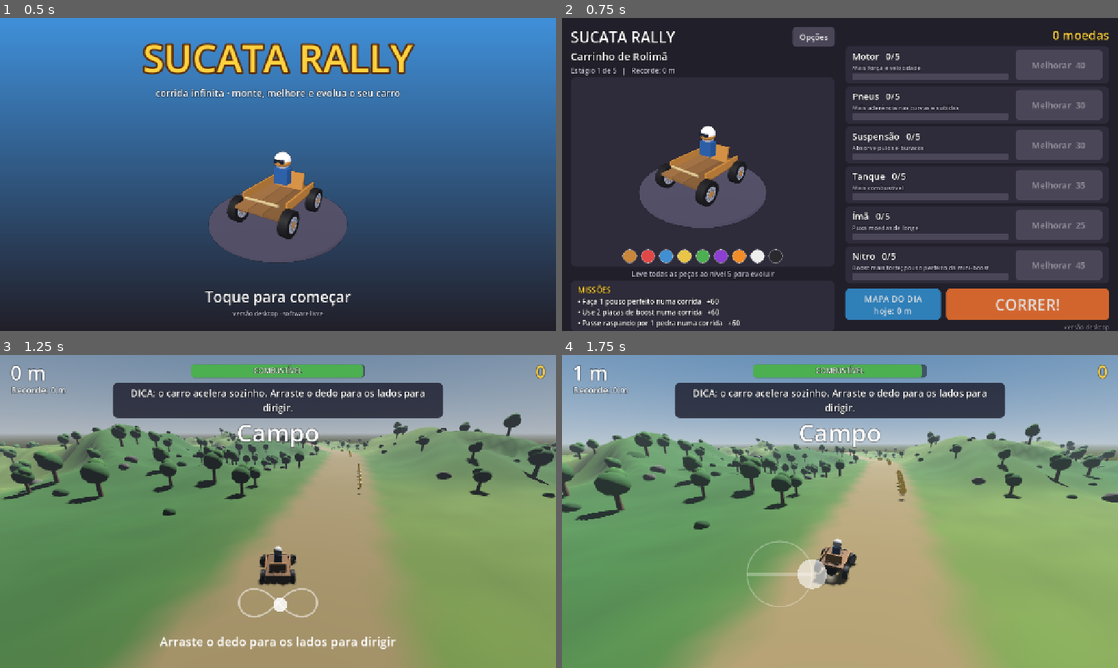
Above: before the commit, frames 1-4 (two rows, left to right).
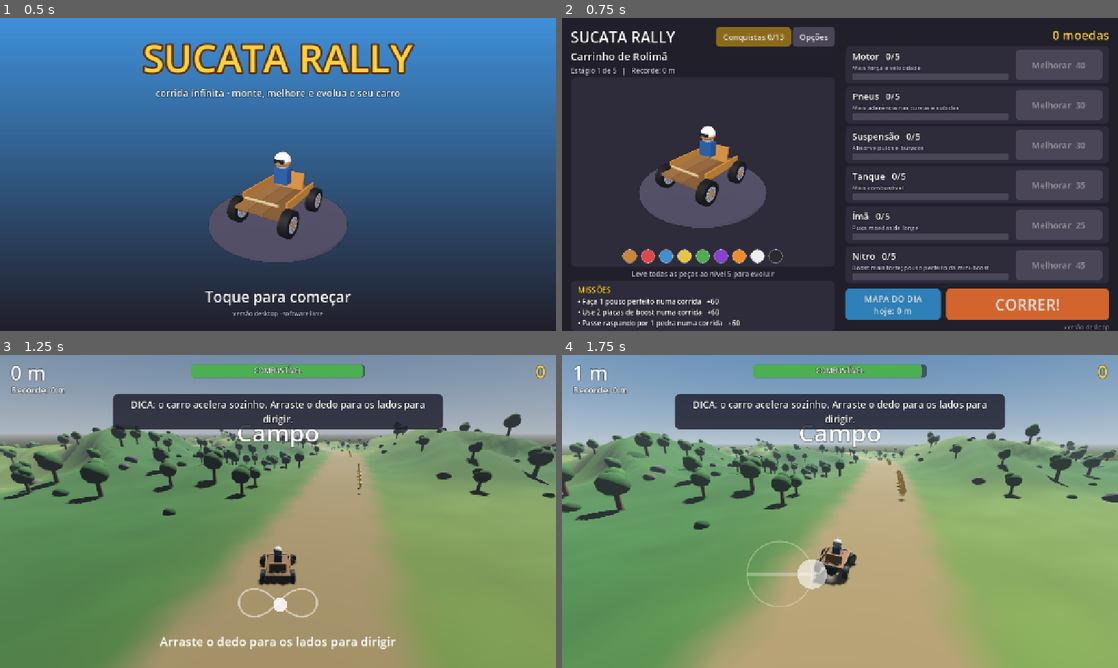
Above: after the commit, the same moments.

Repository: genriquesento-ops/sucata-rally
Game: Godot game, scene res://scenes/main.tscn
Same seed, same stepped clock (60 frames per second), same inputs: the game is played once before the commit and once after it.
Inputs (mouse positions are in pixels of both pictures, inside the frame that each line leads up to):
- Up to frame 1 (0.5 s): no input
- Up to frame 2 (0.75 s): tap Enter (ui_accept) at 0.5 s; move the mouse to (962, 158) at 0.52 s; hold Right (steer_right) from 0.53 s (still down); click (962, 158) at 0.67 s
- Up to frame 3 (1.25 s): keep holding Right (steer_right); tap Enter (ui_accept) at 0.77 s
- Up to frame 4 (1.75 s): release Right (steer_right) at 1.25 s; drag from (728, 527) to (812, 574) at 1.27 s

Frame 1 is identical in both runs. In frame 2, 0.8% of the frame differs, in the area x 27-42%, y 2-10%; in frame 3, 5.2%; in frame 4, 5.3%, in the area x 20-80%, y 8-24%.

Commit message:
Combustível menos apertado e tela de conquistas
- galões mais próximos (130, 312, 552, 869, 1287 m...) e aviso piscando de
  tanque baixo com a distância até o próximo galão, com bipe
- conquistas: 13 metas sobre os totais de todas as corridas, pagas no fim
  da corrida em que são alcançadas
- tela de conquistas na garagem, com estatísticas, armadilhas por tipo e
  chegadas a cada região
- dica da corrida desce um pouco para não cobrir o aviso de tanque

Diff:
--- /dev/null
+++ b/scripts/achievements.gd
@@ -0,0 +1,58 @@
+class_name Achievements
+extends RefCounted
+## Conquistas permanentes: metas sobre os números somados de todas as corridas (Save.totals).
+## Cada uma paga moedas uma vez só, no fim da corrida em que foi alcançada.
+##
+## Save.totals guarda somas ("distance", "jumps", "t_serra"...) e alguns máximos ("best",
+## "region"). "t_<tipo>" conta armadilhas por tipo; "r_<n>" conta corridas que chegaram à região n.
+
+const LIST := [
+	{"id": "km1", "title": "Primeiros passos", "desc": "Rode 1 km no total", "stat": "distance", "goal": 1000, "reward": 50},
+	{"id": "km10", "title": "Estradeiro", "desc": "Rode 10 km no total", "stat": "distance", "goal": 10000, "reward": 200},
+	{"id": "km50", "title": "Maratonista", "desc": "Rode 50 km no total", "stat": "distance", "goal": 50000, "reward": 800},
+	{"id": "far", "title": "Longe de casa", "desc": "Chegue a 2000 m numa corrida", "stat": "best", "goal": 2000, "reward": 300},
+	{"id": "moon", "title": "Turista espacial", "desc": "Chegue à Lua", "stat": "region", "goal": 4, "reward": 500},
+	{"id": "runs", "title": "Viciado em sucata", "desc": "Faça 50 corridas", "stat": "runs", "goal": 50, "reward": 250},
+	{"id": "jumps", "title": "Voador", "desc": "Dê 100 saltos", "stat": "jumps", "goal": 100, "reward": 200},
+	{"id": "perfect", "title": "Equilibrista", "desc": "Faça 25 pousos perfeitos", "stat": "perfect", "goal": 25, "reward": 200},
+	{"id": "near", "title": "Por um fio", "desc": "Passe raspando por 30 pedras", "stat": "near", "goal": 30, "reward": 150},
+	{"id": "boosts", "title": "Nitro!", "desc": "Use 50 placas de boost", "stat": "boosts", "goal": 50, "reward": 150},
+	{"id": "dodges", "title": "Liso como sabão", "desc": "Desvie de 50 armadilhas", "stat": "dodges", "goal": 50, "reward": 300},
+	{"id": "hammers", "title": "Martelo? Que martelo?", "desc": "Passe por 20 martelos sem levar martelada", "stat": "hammers", "goal": 20, "reward": 300},
+	{"id": "earned", "title": "Ferro-velho rico", "desc": "Ganhe 5000 moedas no total", "stat": "earned", "goal": 5000, "reward": 400},
+]
+
+## Números que guardam o maior valor (e não a soma).
+const MAX_STATS := ["best", "region"]
+
+
+static func value(a: Dictionary) -> int:
+	return int(Save.totals.get(a.stat, 0))
+
+
+static func done(a: Dictionary) -> bool:
+	return Save.achievements_done.has(a.id)
+
+
+static func count_done() -> int:
+	return Save.achievements_done.size()
+
+
+## Soma os números de uma corrida em Save.totals e paga as conquistas novas.
+## Devolve [{text, reward}] das que foram concluídas agora.
+static func record_run(stats: Dictionary) -> Array:
+	for key: String in stats:
+		var v: Variant = stats[key]
+		if not (v is int or v is float):
+			continue
+		if MAX_STATS.has(key):
+			Save.totals[key] = maxi(int(Save.totals.get(key, 0)), int(v))
+		else:
+			Save.totals[key] = int(Save.totals.get(key, 0)) + int(v)
+	var out := []
+	for a: Dictionary in LIST:
+		if not done(a) and value(a) >= int(a.goal):
+			Save.achievements_done.append(a.id)
+			Save.coins += int(a.reward)
+			out.append({"text": a.title, "reward": int(a.reward)})
+	return out
--- /dev/null
+++ b/scripts/achievements_panel.gd
@@ -0,0 +1,155 @@
+class_name AchievementsPanel
+extends Control
+## Tela de conquistas (abre por cima da garagem): a lista de conquistas com progresso e,
+## ao lado, as estatísticas de todas as corridas: distância, armadilhas e regiões.
+
+signal closed
+
+## Armadilhas: [chave em Save.totals, texto]
+const TRAPS := [
+	["t_serra", "Serras desviadas"],
+	["t_martelo", "Martelos desviados"],
+	["t_barril", "Barris desviados"],
+	["t_oleo", "Escorregões no óleo"],
+	["t_gelo", "Escorregões no gelo"],
+	["t_lava", "Queimaduras na lava"],
+]
+
+
+func _ready() -> void:
+	set_anchors_and_offsets_preset(Control.PRESET_FULL_RECT)
+	theme = UiKit.theme()
+	var dim := ColorRect.new()
+	dim.color = Color(0, 0, 0, 0.6)
+	add_child(dim)
+	dim.set_anchors_and_offsets_preset(Control.PRESET_FULL_RECT)
+
+	var panel := PanelContainer.new()
+	panel.add_theme_stylebox_override("panel", UiKit.box(Color("2e2b3a"), 16))
+	add_child(panel)
+	panel.set_anchors_and_offsets_preset(Control.PRESET_FULL_RECT)
+	for side in ["left", "right", "top", "bottom"]:
+		panel.set("offset_" + side, 40 if side in ["left", "top"] else -40)
+	var box := VBoxContainer.new()
+	box.add_theme_constant_override("separation", 10)
+	panel.add_child(box)
+
+	var header := HBoxContainer.new()
+	box.add_child(header)
+	var title := UiKit.label("CONQUISTAS  %d/%d" % [Achievements.count_done(), Achievements.LIST.size()], 30, UiKit.GOLD)
+	title.size_flags_horizontal = Control.SIZE_EXPAND_FILL
+	header.add_child(title)
+	var close := UiKit.button("Fechar", 22)
+	close.custom_minimum_size = Vector2(160, 48)
+	close.pressed.connect(func():
+		Sfx.play("click")
+		closed.emit()
+		queue_free())
+	header.add_child(close)
+
+	var cols := HBoxContainer.new()
+	cols.add_theme_constant_override("separation", 20)
+	cols.size_flags_vertical = Control.SIZE_EXPAND_FILL
+	box.add_child(cols)
+	cols.add_child(_achievement_list())
+	cols.add_child(_stats())
+
+
+## Lista rolável de conquistas: nome, descrição, barra de progresso e prêmio (ou "feita").
+func _achievement_list() -> Control:
+	var scroll := ScrollContainer.new()
+	scroll.size_flags_horizontal = Control.SIZE_EXPAND_FILL
+	scroll.size_flags_stretch_ratio = 1.4
+	scroll.horizontal_scroll_mode = ScrollContainer.SCROLL_MODE_DISABLED
+	var list := VBoxContainer.new()
+	list.size_flags_horizontal = Control.SIZE_EXPAND_FILL
+	list.add_theme_constant_override("separation", 8)
+	scroll.add_child(list)
+	for a: Dictionary in Achievements.LIST:
+		var finished := Achievements.done(a)
+		var row := PanelContainer.new()
+		row.add_theme_stylebox_override("panel", UiKit.box(Color("3d3a4c") if finished else Color("262330"), 10))
+		list.add_child(row)
+		var line := HBoxContainer.new()
+		line.add_theme_constant_override("separation", 12)
+		row.add_child(line)
+		var texts := VBoxContainer.new()
+		texts.size_flags_horizontal = Control.SIZE_EXPAND_FILL
+		texts.add_theme_constant_override("separation", 2)
+		line.add_child(texts)
+		texts.add_child(UiKit.label(a.title, 20, UiKit.GOLD if finished else Color.WHITE))
+		var value := mini(Achievements.value(a), int(a.goal))
+		texts.add_child(UiKit.label("%s   (%s / %s)" % [a.desc, _num(value), _num(a.goal)], 15, Color("c8c4d8")))
+		var bar := ProgressBar.new()
+		bar.show_percentage = false
+		bar.custom_minimum_size.y = 8
+		bar.max_value = float(a.goal)
+		bar.value = value
+		bar.add_theme_stylebox_override("background", UiKit.box(Color("4a4658"), 4))
+		bar.add_theme_stylebox_override("fill", UiKit.box(UiKit.GOLD if finished else Color("7cc04b"), 4))
+		texts.add_child(bar)
+		var prize := UiKit.label("FEITA!" if finished else "+%d" % a.reward, 20, Color("7cc04b") if finished else UiKit.GOLD)
+		prize.custom_minimum_size.x = 110
+		prize.horizontal_alignment = HORIZONTAL_ALIGNMENT_RIGHT
+		prize.vertical_alignment = VERTICAL_ALIGNMENT_CENTER
+		line.add_child(prize)
+	return scroll
+
+
+## Coluna de estatísticas: gerais, armadilhas e regiões.
+func _stats() -> Control:
+	var t := Save.totals
+	var scroll := ScrollContainer.new()
+	scroll.size_flags_horizontal = Control.SIZE_EXPAND_FILL
+	scroll.horizontal_scroll_mode = ScrollContainer.SCROLL_MODE_DISABLED
+	var col := VBoxContainer.new()
+	col.size_flags_horizontal = Control.SIZE_EXPAND_FILL
+	col.add_theme_constant_override("separation", 4)
+	scroll.add_child(col)
+
+	col.add_child(UiKit.label("ESTATÍSTICAS", 20, UiKit.GOLD))
+	_stat(col, "Distância total", ("%.1f km" % (t.get("distance", 0) / 1000.0)).replace(".", ","))
+	_stat(col, "Corridas", _num(t.get("runs", 0)))
+	_stat(col, "Recorde", "%d m" % Save.best)
+	_stat(col, "Moedas ganhas", _num(t.get("earned", 0)))
+	_stat(col, "Saltos / pousos perfeitos", "%s / %s" % [_num(t.get("jumps", 0)), _num(t.get("perfect", 0))])
+	_stat(col, "Raspando / boosts", "%s / %s" % [_num(t.get("near", 0)), _num(t.get("boosts", 0))])
+
+	col.add_child(_gap())
+	col.add_child(UiKit.label("ARMADILHAS", 20, UiKit.GOLD))
+	for trap: Array in TRAPS:
+		_stat(col, trap[1], _num(t.get(trap[0], 0)))
+	_stat(col, "Pancadas levadas", _num(t.get("hits", 0)))
+
+	col.add_child(_gap())
+	col.add_child(UiKit.label("REGIÕES", 20, UiKit.GOLD))
+	for i in GameData.BIOMES.size():
+		var times: int = t.get("r_%d" % i, 0)
+		var text := "ainda não chegou" if times == 0 else "chegou %s" % ("1 vez" if times == 1 else "%d vezes" % times)
+		_stat(col, GameData.BIOMES[i].title, text, Color("8a8698") if times == 0 else Color.WHITE)
+	return scroll
+
+
+func _stat(col: VBoxContainer, label: String, value: String, color := Color.WHITE) -> void:
+	var row := HBoxContainer.new()
+	col.add_child(row)
+	var l := UiKit.label(label, 17, Color("c8c4d8"))
+	l.size_flags_horizontal = Control.SIZE_EXPAND_FILL
+	row.add_child(l)
+	row.add_child(UiKit.label(value, 17, color))
+
+
+static func _gap() -> Control:
+	var c := Control.new()
+	c.custom_minimum_size.y = 8
+	return c
+
+
+## Número com ponto de milhar (12.345).
+static func _num(v: Variant) -> String:
+	var s := str(int(v))
+	var out := ""
+	while s.length() > 3:
+		out = "." + s.right(3) + out
+		s = s.left(s.length() - 3)
+	return s + out
--- a/scripts/garage.gd
+++ b/scripts/garage.gd
@@ -14,6 +14,7 @@
 var _evolve: Button
 var _evolve_hint: Label
 var _showcase: CarShowcase
+var _trophies: Button
 
 
 func _ready() -> void:
@@ -51,6 +52,9 @@
 	var title := UiKit.label("SUCATA RALLY", 34)
 	title.size_flags_horizontal = Control.SIZE_EXPAND_FILL
 	header.add_child(title)
+	_trophies = UiKit.button("", 18, Color("8a6a1a"))
+	_trophies.pressed.connect(_open_achievements)
+	header.add_child(_trophies)
 	var options := UiKit.button("Opções", 18, Color("4a4658"))
 	options.pressed.connect(_open_settings)
 	header.add_child(options)
@@ -182,6 +186,7 @@
 		var m: Dictionary = Save.missions[i] if i < Save.missions.size() else {}
 		_missions[i].text = "" if m.is_empty() else "• %s   +%d" % [Missions.text(m), m.reward]
 	_daily.text = "MAPA DO DIA\nhoje: %d m" % Save.daily_best_today()
+	_trophies.text = "Conquistas %d/%d" % [Achievements.count_done(), Achievements.LIST.size()]
 
 
 func _unhandled_input(event: InputEvent) -> void:
@@ -224,6 +229,11 @@
 		_refresh()
 		_showcase.set_car(Save.tier, Save.paint))
 	add_child(panel)
+
+
+func _open_achievements() -> void:
+	Sfx.play("click")
+	add_child(AchievementsPanel.new())
 
 
 ## Dica da primeira visita à garagem (depois da primeira corrida).
--- a/scripts/hud.gd
+++ b/scripts/hud.gd
@@ -20,6 +20,8 @@
 var _trick: Label  # aviso de manobra ("+12  SALTO 1,4 s  x2")
 var _trick_time := 0.0
 var _best_label := "Recorde"
+var _fuel_warn: Label  # "TANQUE BAIXO", piscando, embaixo da barra
+var _blink := 0.0
 var _flash: ColorRect  # pisca a tela inteira (batida, óleo, desvio)
 var _flash_tween: Tween
 
@@ -46,6 +48,10 @@
 	fuel_label.horizontal_alignment = HORIZONTAL_ALIGNMENT_CENTER
 	_place(root, fuel_label, Control.PRESET_CENTER_TOP, Rect2(-200, 24, 400, 26))
 
+	_fuel_warn = UiKit.label("", 22, Color("ff6a5a"))
+	_fuel_warn.horizontal_alignment = HORIZONTAL_ALIGNMENT_CENTER
+	_place(root, _fuel_warn, Control.PRESET_CENTER_TOP, Rect2(-300, 54, 600, 32))
+
 	_toast = UiKit.label("", 56)
 	_toast.horizontal_alignment = HORIZONTAL_ALIGNMENT_CENTER
 	_place(root, _toast, Control.PRESET_CENTER_TOP, Rect2(-400, 140, 800, 80))
@@ -57,7 +63,7 @@
 	_tip = PanelContainer.new()
 	_tip.add_theme_stylebox_override("panel", UiKit.box(Color(0.1, 0.1, 0.16, 0.8), 12))
 	_tip.mouse_filter = Control.MOUSE_FILTER_IGNORE
-	_place(root, _tip, Control.PRESET_CENTER_TOP, Rect2(-380, 64, 760, 0))
+	_place(root, _tip, Control.PRESET_CENTER_TOP, Rect2(-380, 90, 760, 0))  # abaixo do aviso de tanque
 	_tip_label = UiKit.label("", 22)
 	_tip_label.horizontal_alignment = HORIZONTAL_ALIGNMENT_CENTER
 	_tip_label.autowrap_mode = TextServer.AUTOWRAP_WORD_SMART
@@ -115,6 +121,11 @@
 	create_tween().tween_property(_trick, "scale", Vector2.ONE, 0.2)
 
 
+## Aviso de tanque baixo (texto vazio esconde).
+func set_fuel_warning(text: String) -> void:
+	_fuel_warn.text = text
+
+
 ## Pisca a tela com uma cor que some em `seconds`.
 func flash(color: Color, seconds := 0.35) -> void:
 	if _flash_tween != null:
@@ -136,6 +147,8 @@
 
 
 func _process(delta: float) -> void:
+	_blink += delta
+	_fuel_warn.modulate.a = 0.45 + 0.55 * absf(sin(_blink * 5.0))
 	_toast_time -= delta
 	_toast.modulate.a = clampf(_toast_time, 0.0, 1.0)
 	_trick_time -= delta
--- a/scripts/main.gd
+++ b/scripts/main.gd
@@ -144,6 +144,16 @@
 	(_current as Garage)._open_settings()
 	await _wait(0.5)
 	await _shot("ui-3-opcoes")
+	# conquistas com números de exemplo (é o save do demo, apagado na próxima vez)
+	Achievements.record_run({"distance": 12400, "runs": 23, "earned": 3100, "jumps": 64, "perfect": 27,
+		"near": 18, "boosts": 31, "dodges": 22, "hammers": 6, "hits": 9, "t_serra": 9, "t_martelo": 6,
+		"t_barril": 7, "t_oleo": 12, "t_gelo": 4, "t_lava": 2, "best": 1840, "region": 3,
+		"r_0": 23, "r_1": 15, "r_2": 6, "r_3": 2})
+	show_garage()
+	await _wait(0.5)
+	(_current as Garage)._open_achievements()
+	await _wait(0.5)
+	await _shot("ui-3b-conquistas")
 	for tier in GameData.TIERS.size():
 		Save.tier = tier
 		Save.paint = [0, 2, 4, 6, 1][tier]
@@ -157,6 +167,8 @@
 	await _shot("ui-5-dica-corrida")
 	run.auto_drive = true
 	await _wait(12.0)
+	run.fuel = run._stats.fuel * 0.1  # mostra o aviso de tanque baixo
+	await _wait(0.5)
 	await _shot("ui-6-corrida")
 	get_tree().quit()
 
--- a/scripts/pickups.gd
+++ b/scripts/pickups.gd
@@ -79,9 +79,18 @@
 	while _next_fuel < z0 + SEGMENT:
 		if _next_fuel >= z0:
 			_add(_fuel_mesh, _terrain.path_x(_next_fuel) + _free_lane(_next_fuel), _next_fuel, 0.9, true, 0)
-		# galões em 130, 322, 591, 967, 1494 m...: o vão cresce até passar do alcance do
-		# tanque, e aí a corrida acaba (melhorar o Tanque é o que leva mais longe)
-		_next_fuel += 140.0 + _next_fuel * 0.4
+		# galões em 130, 312, 552, 869, 1287, 1839 m...: o vão cresce até passar do alcance
+		# do tanque, e aí a corrida acaba (melhorar o Tanque é o que leva mais longe)
+		_next_fuel += 140.0 + _next_fuel * 0.32
+
+
+## Distância até o próximo galão à frente do carro (já gerado), ou -1 se não há nenhum à vista.
+func next_fuel_distance(car_z: float) -> float:
+	var best := INF
+	for item in _items:
+		if item.fuel and item.node.position.z > car_z:
+			best = minf(best, item.node.position.z - car_z)
+	return best if best < INF else -1.0
 
 
 ## Deslocamento da faixa livre do trecho em z (0 se não tiver): o galão vai nela, e não
--- a/scripts/run.gd
+++ b/scripts/run.gd
@@ -62,6 +62,8 @@
 var _trick_coins := 0
 var _counts := {"jumps": 0, "perfect": 0, "near": 0, "boosts": 0, "dodges": 0, "hammers": 0, "hits": 0, "slips": 0}
 var _layouts := {}  # trecho -> posições dos objetos (cache, para o piloto automático)
+
+var _beep_time := 0.0  # bipe do tanque baixo
 
 # impacto
 var _shake := 0.0
@@ -156,6 +158,22 @@
 	_follow_camera(delta)
 	var best := Save.daily_best_today() if daily else Save.best
 	_hud.set_values(distance, best, run_coins, fuel / _stats.fuel)
+	if running:
+		_warn_fuel(pos.z, delta)
+
+
+## Tanque abaixo de 25%: aviso piscando com a distância até o próximo galão e um bipe.
+func _warn_fuel(z: float, delta: float) -> void:
+	var ratio: float = fuel / _stats.fuel
+	if ratio >= 0.25 or fuel <= 0.0:
+		_hud.set_fuel_warning("")
+		return
+	var next := _pickups.next_fuel_distance(z)
+	_hud.set_fuel_warning("TANQUE BAIXO · galão em %d m" % int(next) if next >= 0.0 else "TANQUE BAIXO")
+	_beep_time -= delta
+	if _beep_time <= 0.0:
+		_beep_time = 1.0 if ratio < 0.12 else 2.0
+		Sfx.play("warn", 0.0)
 
 
 func _unhandled_input(event: InputEvent) -> void:
@@ -250,6 +268,12 @@
 		_hud.tip("pegue os galões vermelhos: quando o combustível acaba, a corrida termina.")
 
 
+## Conta armadilhas por tipo para as estatísticas ("t_serra", "t_oleo"...).
+func _count_trap(tipo: String) -> void:
+	if not tipo.is_empty():
+		_counts["t_" + tipo] = _counts.get("t_" + tipo, 0) + 1
+
+
 ## Eventos dos obstáculos da trilha (scripts/obstacles/).
 func on_obstacle(event: String, data := {}) -> void:
 	if not _end_reason.is_empty():
@@ -267,23 +291,27 @@
 			_counts.dodges += 1
 			if data.get("tipo", "") == "martelo":
 				_counts.hammers += 1
+			_count_trap(data.get("tipo", ""))
 			_trick(data.text, data.coins)
 			Effects.sparkle(self, _car.global_position + Vector3.UP, UiKit.GOLD)
 			_hud.flash(Color(1.0, 0.85, 0.2, 0.18))
 		"oil":
 			_counts.slips += 1
+			_count_trap("oleo")
 			_hud.toast("ÓLEO!")
 			_hud.flash(Color(0.3, 0.1, 0.5, 0.25))
 			Sfx.play("slip")
 			_vibrate(60)
 		"ice":
 			_counts.slips += 1
+			_count_trap("gelo")
 			_hud.toast("GELO!")
 			_hud.flash(Color(0.7, 0.9, 1.0, 0.3))
 			Sfx.play("slip", 0.15)
 			_vibrate(40)
 		"lava":
 			_counts.slips += 1
+			_count_trap("lava")
 			fuel = maxf(0.0, fuel - _stats.fuel * float(data.get("fuel", 0.15)))
 			_hud.toast("QUEIMOU! −combustível")
 			_hud.flash(Color(1.0, 0.25, 0.0, 0.45))
@@ -405,6 +433,17 @@
 	var done := Missions.complete_from_run(stats)
 	for m in done:
 		lines.append("Missão concluída: %s  +%d" % [m.text, m.reward])
+	# totais de todas as corridas e conquistas
+	stats["earned"] = earned
+	stats["runs"] = 1
+	stats["best"] = dist
+	stats["region"] = mini(int(distance / GameData.BIOME_LENGTH), GameData.BIOMES.size() - 1)
+	for r in stats.region + 1:
+		stats["r_%d" % r] = 1
+	var unlocked := Achievements.record_run(stats)
+	for a in unlocked:
+		lines.append("CONQUISTA: %s  +%d" % [a.text, a.reward])
+	done.append_array(unlocked)
 	Sfx.play("mission" if not done.is_empty() or record else "click")
 	Save.persist()
 	Platform.on_run_finished(dist, earned)
--- a/scripts/save.gd
+++ b/scripts/save.gd
@@ -11,6 +11,8 @@
 var daily_best := 0  # recorde no mapa do dia de daily_date
 var paint := 0  # índice em CarModel.PAINTS (0 = cor original do estágio)
 var tips_seen: Array = []  # dicas da primeira vez já mostradas
+var totals := {}  # números somados de todas as corridas (ver achievements.gd)
+var achievements_done: Array = []  # ids das conquistas já pagas
 const DEFAULT_SETTINGS := {"steer": 1.0, "music": 0.6, "sfx": 0.8, "vibration": true, "quality": 1}
 var settings := DEFAULT_SETTINGS.duplicate()  # quality: 1 = alta, 0 = baixa
 
@@ -36,6 +38,8 @@
 	daily_best = cfg.get_value("daily", "best", 0)
 	paint = cfg.get_value("progress", "paint", 0)
 	tips_seen = cfg.get_value("tips", "seen", [])
+	totals = cfg.get_value("stats", "totals", {})
+	achievements_done = cfg.get_value("stats", "achievements", [])
 	for key in DEFAULT_SETTINGS:
 		settings[key] = cfg.get_value("settings", key, DEFAULT_SETTINGS[key])
 	Missions.ensure()
@@ -54,6 +58,8 @@
 	cfg.set_value("daily", "best", daily_best)
 	cfg.set_value("progress", "paint", paint)
 	cfg.set_value("tips", "seen", tips_seen)
+	cfg.set_value("stats", "totals", totals)
+	cfg.set_value("stats", "achievements", achievements_done)
 	for key in settings:
 		cfg.set_value("settings", key, settings[key])
 	cfg.save(_path)
@@ -68,7 +74,8 @@
 	return true
 
 
-## Zera o progresso (moedas, peças, estágio, recordes, missões, dicas); mantém as configurações.
+## Zera o progresso (moedas, peças, estágio, recordes, missões, dicas, conquistas);
+## mantém as configurações.
 func reset_progress() -> void:
 	coins = 0
 	best = 0
@@ -81,6 +88,8 @@
 	daily_date = ""
 	daily_best = 0
 	tips_seen = []
+	totals = {}
+	achievements_done = []
 	Missions.ensure()
 
 
--- a/scripts/sound.gd
+++ b/scripts/sound.gd
@@ -28,6 +28,7 @@
 	_sfx.clang = _wav(_bell([523.0, 1410.0, 2270.0], 0.6, 0.45))
 	_sfx.sizzle = _wav(_hiss(0.6, 0.35))
 	_sfx.wind = _wav(_noise(0.9, 0.35, true))
+	_sfx.warn = _wav(_notes([[880.0, 0.07], [660.0, 0.1]], 0.22))
 	for i in POOL:
 		var p := AudioStreamPlayer.new()
 		p.bus = "SFX"
Not shown, added: scripts/achievements.gd.uid
Not shown, added: scripts/achievements_panel.gd.uid
Not shown, changed: CLAUDE.md
